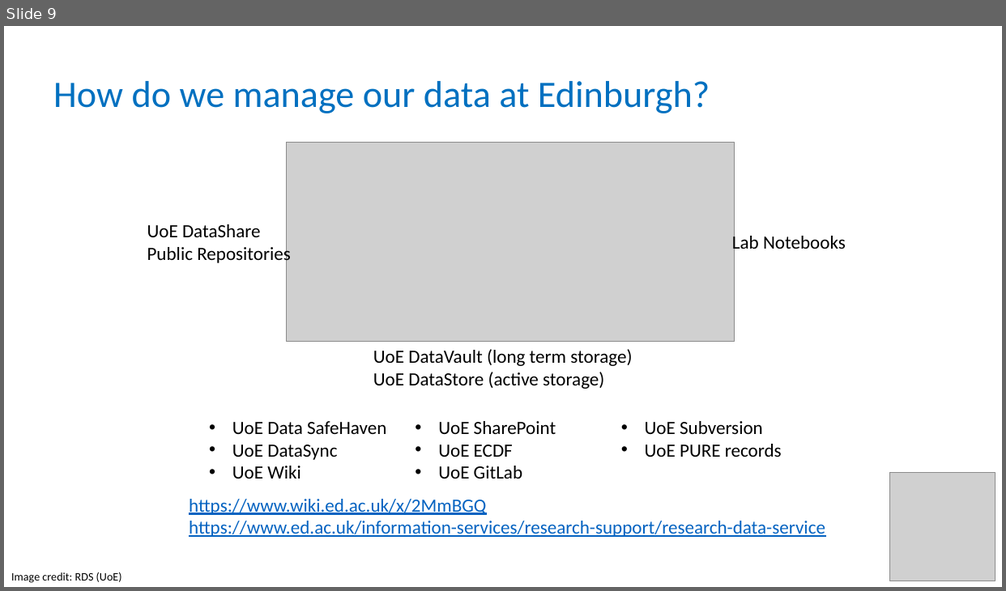
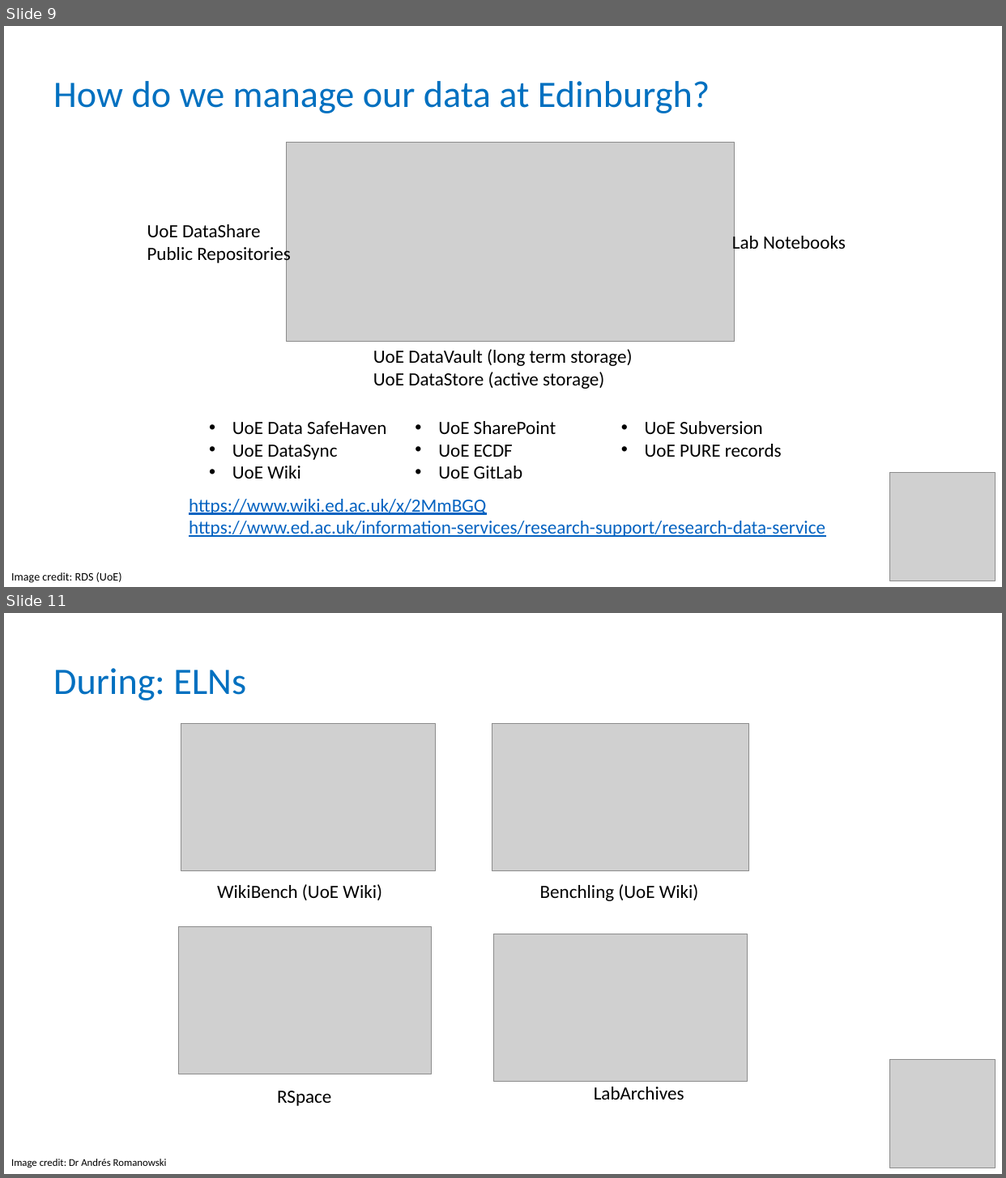
Before and after one commit to carpentries-incubator/fair-bio-practice, a slide deck: instructors/14-data_management_planning_v2.0.pptx. Shown one above the other, each under a label of ours: slide 9 before the commit, slides 9 and 11 after it; the slides between them are not shown. The pictures are 1006x591 and 1006x1178 pixels, drawn with LibreOffice and Linux fonts; fonts in the diff are those of the drawing; grey boxes stand for pictures. Boxes give left, top, right and bottom in pixels: in the first picture for what was removed or moved away, otherwise in the second. Text is boxed around its words. In the diff, an @@ line names an element or a change of style, - is before the commit and + after.

```diff
--- a/instructors/14-data_management_planning_v2.0.pptx
+++ b/instructors/14-data_management_planning_v2.0.pptx
@@ slide 11 added at [4, 613, 1002, 1174], background #FFFFFF @@
@@ text added at [53, 668, 246, 700], 36 pt, text #0070C0 @@
+During: ELNs
@@ picture added at [181, 724, 436, 871] @@
@@ picture added at [492, 724, 750, 871] @@
@@ text added at [217, 884, 382, 901], 18 pt, text #000000 @@
+WikiBench (UoE Wiki)
@@ text added at [540, 884, 699, 901], 18 pt, text #000000 @@
+Benchling (UoE Wiki)
@@ picture added at [178, 926, 431, 1074] @@
@@ picture added at [493, 934, 747, 1082] @@
@@ picture added at [889, 1060, 995, 1169] @@
@@ text added at [277, 1091, 331, 1106], 18 pt, text #000000 @@
+RSpace
@@ text added at [594, 1087, 684, 1100], 18 pt, text #000000 @@
+LabArchives
@@ text added at [11, 1159, 167, 1169], 10 pt, text #000000 @@
+Image credit: Dr Andrés Romanowski
```
Also in this commit, not shown: 1 slide changed, 2 other slides added, 1 other file.
